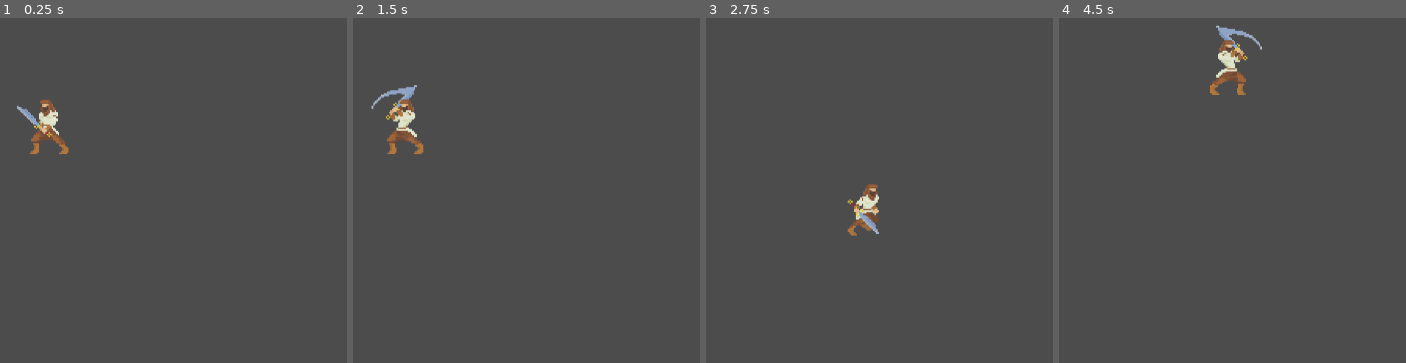
Above: before the commit, frames 1-4 (left to right).
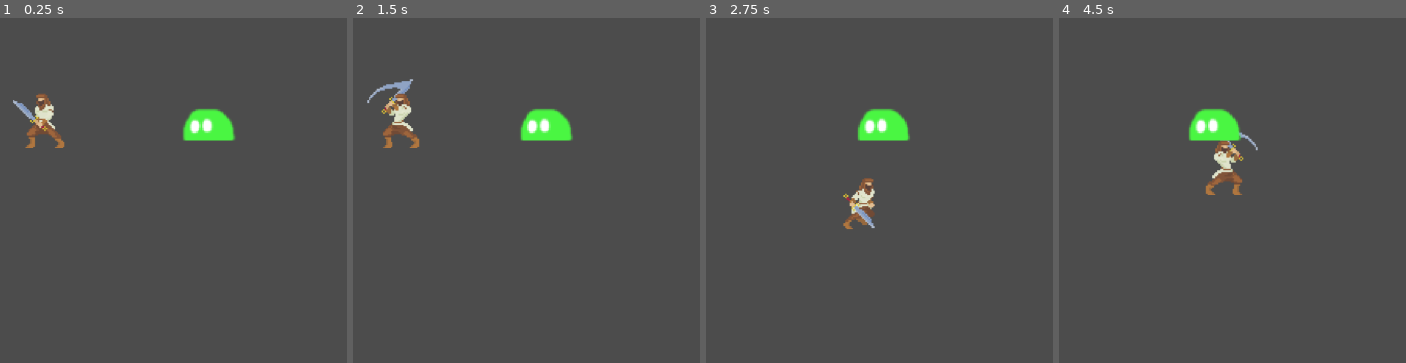
Above: after the commit, the same moments.

Repository: Russdaddy/battler
Game: Godot game, scene res://main.tscn
The game is run twice, just before and just after one commit, with the same random seed, the same clock (stepped at 60 frames per second) and the same inputs.
Inputs:
- Up to frame 1 (0.25 s): no input
- Up to frame 2 (1.5 s): hold Right (ui_right) 0.53-1.28 s; hold Space (charge) 0.53-1.28 s; hold Down (ui_down) from 1.28 s (still down); tap Space (charge) at 1.35 s
- Up to frame 3 (2.75 s): release Down (ui_down) at 2.03 s; hold Right (ui_right) from 2.03 s (still down); hold Space (charge) from 2.03 s (still down)
- Up to frame 4 (4.5 s): release Right (ui_right) at 2.78 s; release Space (charge) at 2.78 s; hold Up (ui_up) 2.78-3.53 s; tap Space (charge) at 2.85, 4.35 s; hold Space (charge) 3.53-4.28 s; hold Left (ui_left) from 3.53 s (still down)

The runs differ from the first frame. In frame 1, 2.2% of the frame differs, in the area x 3-68%, y 22-40%; in frame 2, 2.6%; in frame 3, 2.2%; in frame 4, 3.2%, in the area x 37-59%, y 2-52%.

Commit message:
attack collisions improvement

Diff:
--- a/main.tscn
+++ b/main.tscn
@@ -6,131 +6,150 @@
 [ext_resource path="res://playerAnimations.gd" type="Script" id=4]
 [ext_resource path="res://assets/charging.png" type="Texture" id=5]
 [ext_resource path="res://assets/attack.png" type="Texture" id=6]
+[ext_resource path="res://assets/slime.png" type="Texture" id=7]
+[ext_resource path="res://slime.gd" type="Script" id=8]
 
-[sub_resource type="RectangleShape2D" id=1]
-extents = Vector2( 14.209, 21.5041 )
+[sub_resource type="CapsuleShape2D" id=29]
+radius = 13.6852
+height = 48.793
 
-[sub_resource type="AtlasTexture" id=7]
+[sub_resource type="AtlasTexture" id=2]
 flags = 4
 atlas = ExtResource( 1 )
 region = Rect2( 0, 0, 100, 113 )
 
-[sub_resource type="AtlasTexture" id=8]
+[sub_resource type="AtlasTexture" id=3]
 flags = 4
 atlas = ExtResource( 1 )
 region = Rect2( 100, 0, 100, 113 )
 
-[sub_resource type="AtlasTexture" id=9]
+[sub_resource type="AtlasTexture" id=4]
 flags = 4
 atlas = ExtResource( 1 )
 region = Rect2( 200, 0, 100, 113 )
 
-[sub_resource type="AtlasTexture" id=10]
+[sub_resource type="AtlasTexture" id=5]
 flags = 4
 atlas = ExtResource( 1 )
 region = Rect2( 300, 0, 100, 113 )
 
-[sub_resource type="AtlasTexture" id=23]
+[sub_resource type="AtlasTexture" id=6]
 flags = 4
 atlas = ExtResource( 6 )
 region = Rect2( 0, 0, 100, 113 )
 
-[sub_resource type="AtlasTexture" id=24]
+[sub_resource type="AtlasTexture" id=7]
 flags = 4
 atlas = ExtResource( 6 )
 region = Rect2( 100, 0, 100, 113 )
 
-[sub_resource type="AtlasTexture" id=25]
+[sub_resource type="AtlasTexture" id=8]
 flags = 4
 atlas = ExtResource( 6 )
 region = Rect2( 200, 0, 100, 113 )
 
-[sub_resource type="AtlasTexture" id=26]
+[sub_resource type="AtlasTexture" id=9]
 flags = 4
 atlas = ExtResource( 6 )
 region = Rect2( 300, 0, 100, 113 )
 
-[sub_resource type="AtlasTexture" id=19]
+[sub_resource type="AtlasTexture" id=10]
+flags = 4
+atlas = ExtResource( 2 )
+region = Rect2( 0, 0, 100, 113 )
+
+[sub_resource type="AtlasTexture" id=11]
+flags = 4
+atlas = ExtResource( 2 )
+region = Rect2( 100, 0, 100, 113 )
+
+[sub_resource type="AtlasTexture" id=12]
+flags = 4
+atlas = ExtResource( 2 )
+region = Rect2( 200, 0, 100, 113 )
+
+[sub_resource type="AtlasTexture" id=13]
+flags = 4
+atlas = ExtResource( 2 )
+region = Rect2( 300, 0, 100, 113 )
+
+[sub_resource type="AtlasTexture" id=14]
+flags = 4
+atlas = ExtResource( 2 )
+region = Rect2( 400, 0, 100, 113 )
+
+[sub_resource type="AtlasTexture" id=15]
+flags = 4
+atlas = ExtResource( 2 )
+region = Rect2( 500, 0, 100, 113 )
+
+[sub_resource type="AtlasTexture" id=16]
+flags = 4
+atlas = ExtResource( 2 )
+region = Rect2( 600, 0, 100, 113 )
+
+[sub_resource type="AtlasTexture" id=17]
+flags = 4
+atlas = ExtResource( 2 )
+region = Rect2( 700, 0, 100, 113 )
+
+[sub_resource type="AtlasTexture" id=18]
 flags = 4
 atlas = ExtResource( 5 )
 region = Rect2( 0, 0, 100, 113 )
 
-[sub_resource type="AtlasTexture" id=20]
+[sub_resource type="AtlasTexture" id=19]
 flags = 4
 atlas = ExtResource( 5 )
 region = Rect2( 100, 0, 100, 113 )
 
-[sub_resource type="AtlasTexture" id=21]
+[sub_resource type="AtlasTexture" id=20]
 flags = 4
 atlas = ExtResource( 5 )
 region = Rect2( 200, 0, 100, 113 )
 
-[sub_resource type="AtlasTexture" id=22]
+[sub_resource type="AtlasTexture" id=21]
 flags = 4
 atlas = ExtResource( 5 )
 region = Rect2( 300, 0, 100, 113 )
 
-[sub_resource type="AtlasTexture" id=11]
-flags = 4
-atlas = ExtResource( 2 )
-region = Rect2( 0, 0, 100, 113 )
-
-[sub_resource type="AtlasTexture" id=12]
-flags = 4
-atlas = ExtResource( 2 )
-region = Rect2( 100, 0, 100, 113 )
-
-[sub_resource type="AtlasTexture" id=13]
-flags = 4
-atlas = ExtResource( 2 )
-region = Rect2( 200, 0, 100, 113 )
-
-[sub_resource type="AtlasTexture" id=14]
-flags = 4
-atlas = ExtResource( 2 )
-region = Rect2( 300, 0, 100, 113 )
-
-[sub_resource type="AtlasTexture" id=15]
-flags = 4
-atlas = ExtResource( 2 )
-region = Rect2( 400, 0, 100, 113 )
-
-[sub_resource type="AtlasTexture" id=16]
-flags = 4
-atlas = ExtResource( 2 )
-region = Rect2( 500, 0, 100, 113 )
-
-[sub_resource type="AtlasTexture" id=17]
-flags = 4
-atlas = ExtResource( 2 )
-region = Rect2( 600, 0, 100, 113 )
-
-[sub_resource type="AtlasTexture" id=18]
-flags = 4
-atlas = ExtResource( 2 )
-region = Rect2( 700, 0, 100, 113 )
-
-[sub_resource type="SpriteFrames" id=6]
+[sub_resource type="SpriteFrames" id=22]
 animations = [ {
-"frames": [ SubResource( 7 ), SubResource( 8 ), SubResource( 9 ), SubResource( 10 ) ],
+"frames": [ SubResource( 2 ), SubResource( 3 ), SubResource( 4 ), SubResource( 5 ) ],
 "loop": true,
 "name": "default",
 "speed": 8.0
 }, {
-"frames": [ SubResource( 23 ), SubResource( 24 ), SubResource( 25 ), SubResource( 26 ) ],
+"frames": [ SubResource( 6 ), SubResource( 7 ), SubResource( 8 ), SubResource( 9 ) ],
 "loop": false,
 "name": "attack",
 "speed": 12.0
 }, {
-"frames": [ SubResource( 19 ), SubResource( 20 ), SubResource( 21 ), SubResource( 22 ) ],
+"frames": [ SubResource( 10 ), SubResource( 11 ), SubResource( 12 ), SubResource( 13 ), SubResource( 14 ), SubResource( 15 ), SubResource( 16 ), SubResource( 17 ) ],
+"loop": true,
+"name": "run",
+"speed": 18.0
+}, {
+"frames": [ SubResource( 18 ), SubResource( 19 ), SubResource( 20 ), SubResource( 21 ) ],
 "loop": true,
 "name": "charging",
 "speed": 5.0
-}, {
-"frames": [ SubResource( 11 ), SubResource( 12 ), SubResource( 13 ), SubResource( 14 ), SubResource( 15 ), SubResource( 16 ), SubResource( 17 ), SubResource( 18 ) ],
+} ]
+
+[sub_resource type="RectangleShape2D" id=28]
+extents = Vector2( 42.2101, 26.4207 )
+
+[sub_resource type="AtlasTexture" id=24]
+flags = 4
+atlas = ExtResource( 7 )
+region = Rect2( 0, 0, 100, 113 )
+
+[sub_resource type="SpriteFrames" id=25]
+animations = [ {
+"frames": [ SubResource( 24 ) ],
 "loop": true,
-"name": "run",
-"speed": 18.0
+"name": "default",
+"speed": 5.0
 } ]
 
 [node name="Node2D" type="Node2D"]
@@ -140,9 +159,21 @@
 script = ExtResource( 3 )
 
 [node name="CollisionShape2D" type="CollisionShape2D" parent="player"]
-shape = SubResource( 1 )
+shape = SubResource( 29 )
 
 [node name="AnimatedSprite" type="AnimatedSprite" parent="player"]
-frames = SubResource( 6 )
-animation = "attack"
+position = Vector2( -6.67419, -9.34384 )
+frames = SubResource( 22 )
 script = ExtResource( 4 )
+
+[node name="slime" type="KinematicBody2D" parent="."]
+position = Vector2( 567.496, 339.704 )
+script = ExtResource( 8 )
+
+[node name="CollisionShape2D" type="CollisionShape2D" parent="slime"]
+position = Vector2( -0.0151367, 0.00793457 )
+shape = SubResource( 28 )
+
+[node name="AnimatedSprite" type="AnimatedSprite" parent="slime"]
+position = Vector2( 1.33484, -32.0361 )
+frames = SubResource( 25 )
--- a/player.gd
+++ b/player.gd
@@ -10,6 +10,7 @@
 #one of idle,charge,attack,run_left_,run_right
 var status:String = 'idle'
 var attackTimer = 0;
+var chargeLength = 0;
 export var attackCooldown = 0
 
 # Called when the node enters the scene tree for the first time.
@@ -18,13 +19,16 @@
 
 func _input(event):
 	if event.is_action_released('charge') && attackCooldown == 0:
-		attackCooldown = 100
+		if chargeLength > 30:
+			attackCooldown = 100
+		chargeLength = 0
 		attackTimer = 20
 	pass
 
 func get_input():
 	velocity = Vector2()
 	if Input.is_action_pressed('charge') && attackCooldown == 0:
+		chargeLength+=1
 		status = 'charge'
 	elif attackTimer == 0:
 		if Input.is_action_pressed('ui_right'):
@@ -58,7 +62,6 @@
 pass
 
 func _physics_process(_delta):
-	print(status)
 	handle_attack()
 	handle_attack_cooldown()
 	get_input()
--- /dev/null
+++ b/slime.gd
@@ -0,0 +1,36 @@
+extends KinematicBody2D
+
+
+# Declare member variables here. Examples:
+# var a = 2
+# var b = "text"
+var velocity = Vector2(0,0)
+var hSpeed = -20
+var vSpeed = 0
+var horizontalDecayRate = 4
+
+# Called when the node enters the scene tree for the first time.
+func _ready():
+	pass # Replace with function body.
+
+func handle_collisions(delta):
+	var collision = move_and_collide(Vector2(hSpeed,vSpeed) * delta)
+	if(hSpeed > 0):
+		hSpeed -= horizontalDecayRate
+	if collision:
+		if collision.collider.name == "player":
+			match collision.collider.status:
+				"idle":
+					print("hurt")
+				"attack":
+					hSpeed = 500
+
+					print("attack")
+
+
+func _physics_process(delta):
+	 handle_collisions(delta)
+
+# Called every frame. 'delta' is the elapsed time since the previous frame.
+#func _process(delta):
+#	pass
Binary file added: assets/slime.png
Not shown: 1 places in main.tscn that only renumber resources
